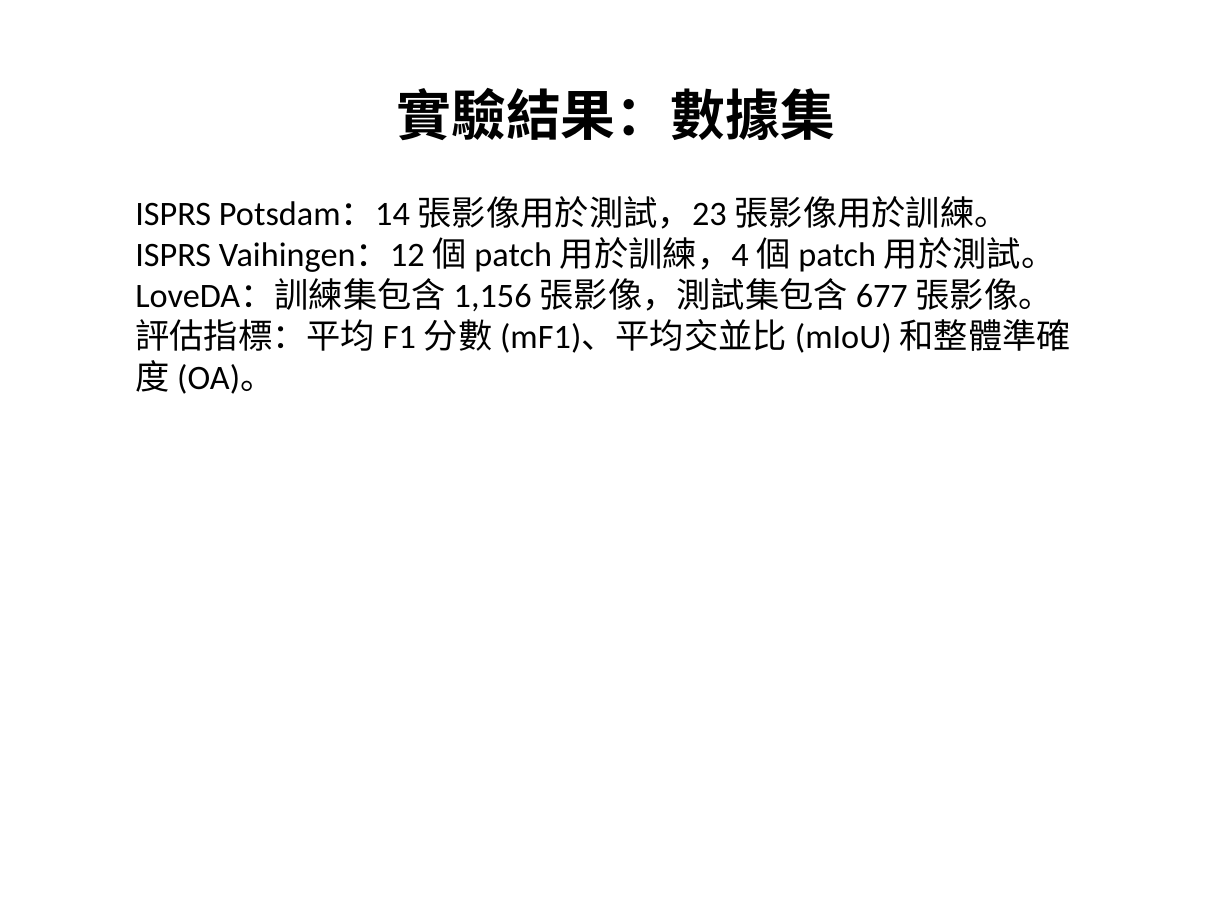
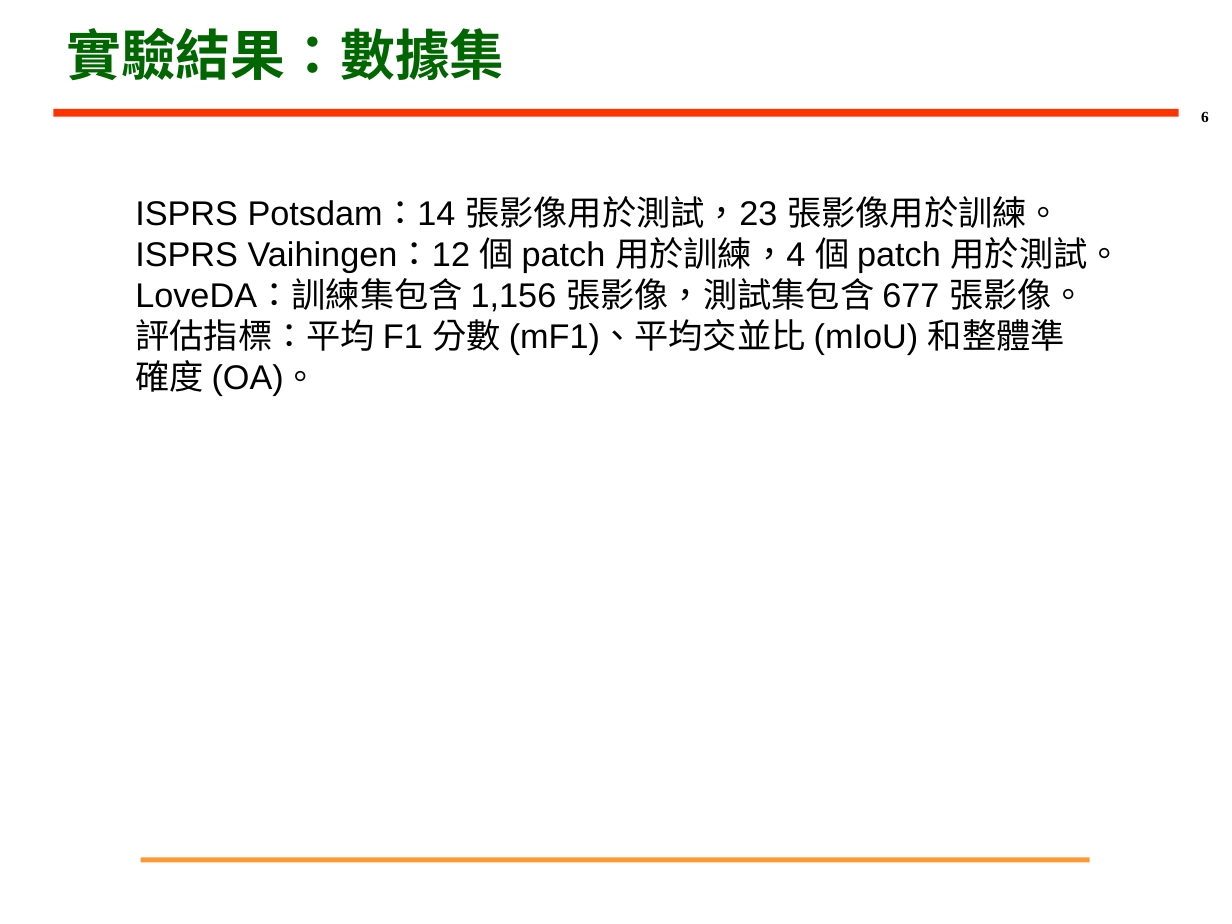
Before and after one commit to PonNowJin/PDFtoPPT, a slide deck: slide 6 of output_pptx/test.pptx. Drawn at 1232x924 pixels with LibreOffice and Linux fonts; fonts in the diff are those of the drawing; background and template pictures are left out. Boxes give left, top, right and bottom in pixels: in the first picture for what was removed or moved away, otherwise in the second. Text is boxed around its words. In the diff, an @@ line names an element or a change of style, - is before the commit and + after.

```diff
--- a/output_pptx/test.pptx
+++ b/output_pptx/test.pptx
@@ title "實驗結果：數據集": place and size @@
-title "實驗結果：數據集" at (397, 88, 835, 140)
+title "實驗結果：數據集" at (66, 28, 504, 80)
@@ title "實驗結果：數據集" at (66, 28, 504, 80): font Calibri to Arial, text colour #000000 to #006600; alignment centre to left @@
@@ line added from (53, 112) to (1179, 112), #FF3300 4.5 pt @@
@@ page number added at (1201, 111, 1209, 122), 9 pt, text #000000, bold @@
+6
@@ text "ISPRS Potsdam：14 張影像用於測試，23 張影像用於訓練。" at (135, 196, 1121, 395): font Calibri to Arial @@
@@ line added from (140, 860) to (1090, 860), #FF9933 3 pt @@
```
Also in this commit, not shown: 8 other slides changed, 3 other files.
